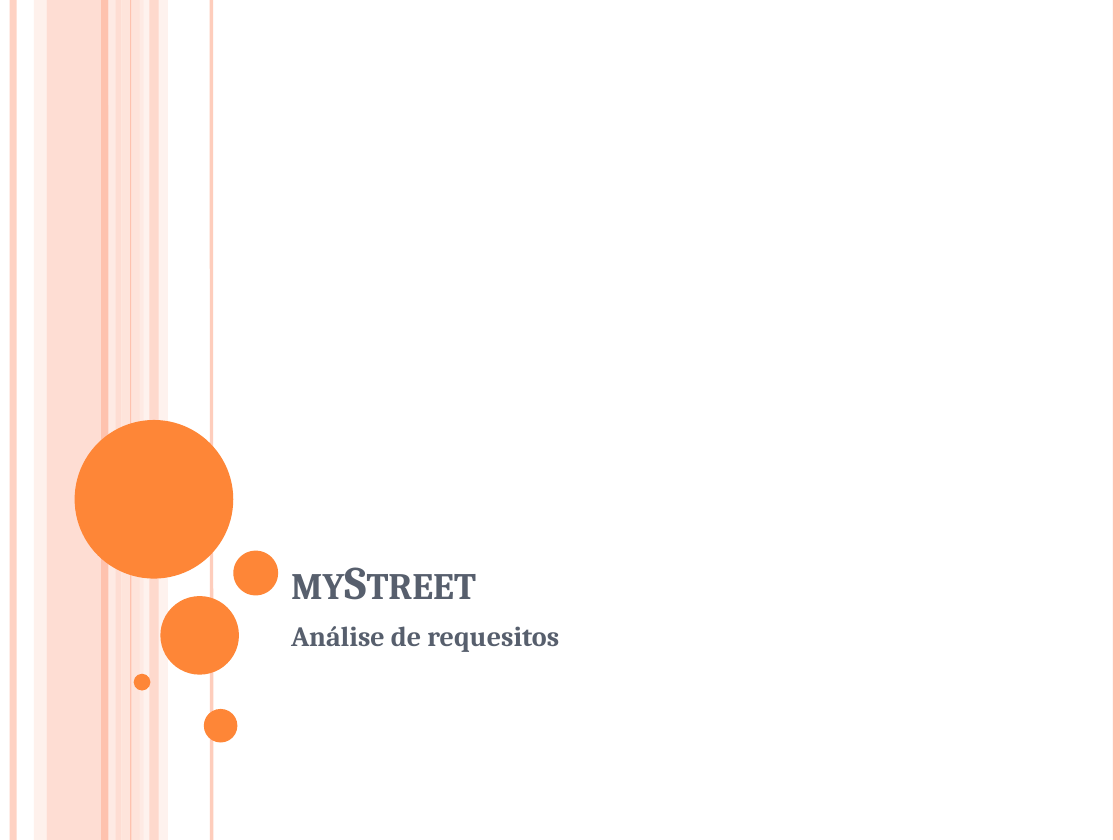
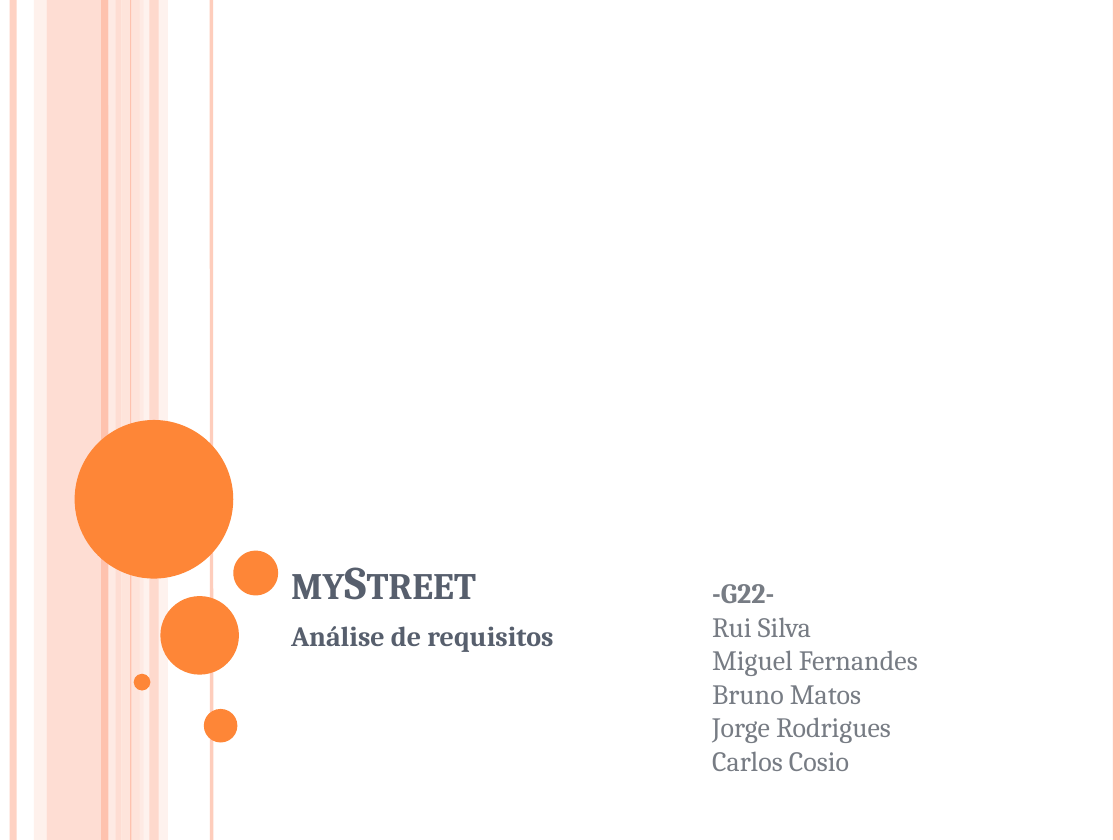
Before and after one commit to LI4myStreet/mystreet, a slide deck: slide 1 of docs/fase2/relatorio/myStreet.pptx. Drawn at 1120x840 pixels with LibreOffice and Linux fonts; fonts in the diff are those of the drawing. Boxes give left, top, right and bottom in pixels: in the first picture for what was removed or moved away, otherwise in the second. Text is boxed around its words. In the diff, an @@ line names an element or a change of style, - is before the commit and + after.

Commit message:
Update ao ppt

```diff
--- a/docs/fase2/relatorio/myStreet.pptx
+++ b/docs/fase2/relatorio/myStreet.pptx
@@ text added at bbox=[712, 584, 918, 771], 18 pt, text #777C84 @@
+-G22-
+Rui Silva
+Miguel Fernandes
+Bruno Matos
+Jorge Rodrigues
+Carlos Cosio
@@ subtitle at bbox=[291, 626, 553, 652]: text changed @@
-Análise de requesitos
+Análise de requisitos
```
Also in this commit, not shown: 2 other slides changed.
